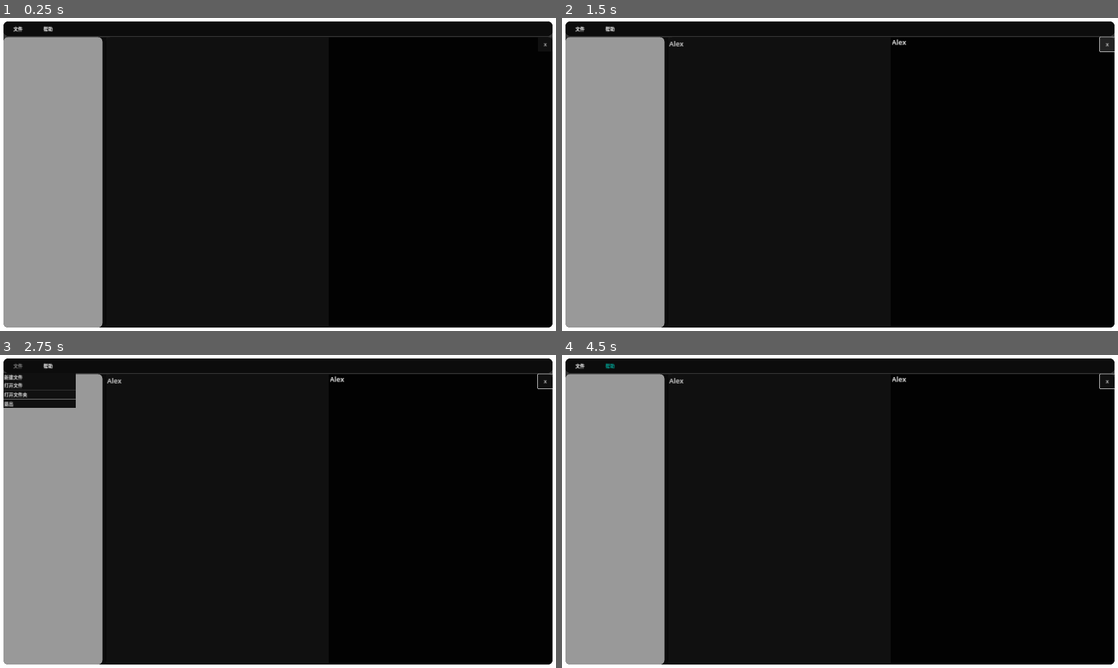
Above: before the commit, frames 1-4 (two rows, left to right).
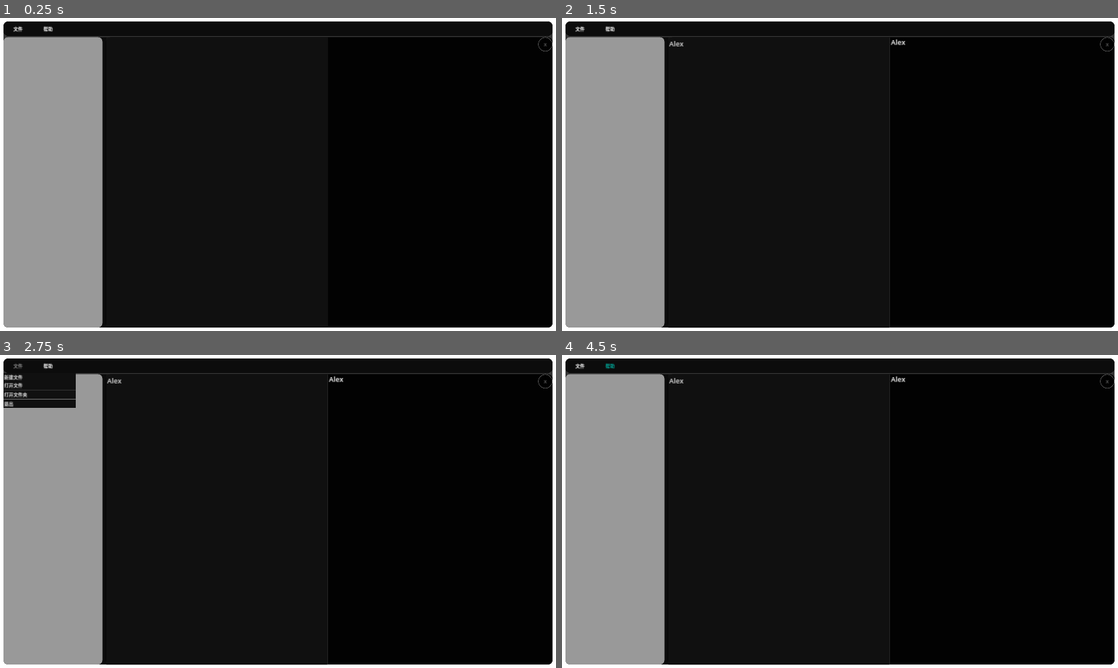
Above: after the commit, the same moments.

Repository: MRluUnity/Deer-s-Markdown-Tool
Game: Godot game, scene res://scenes/main.tscn
The game is run twice, just before and just after one commit, with the same random seed, the same clock (stepped at 60 frames per second) and the same inputs.
Inputs (mouse positions are in pixels of both pictures, inside the frame that each line leads up to):
- Up to frame 1 (0.25 s): no input
- Up to frame 2 (1.5 s): click (778, 180) at 0.52 s; type "Alex" at 0.6 s; click (1106, 43) at 1.25 s, where only the run before the commit has a clickable "X"
- Up to frame 3 (2.75 s): click "文件" at 2 s
- Up to frame 4 (4.5 s): click "帮助" at 2.75 s; click "文件" at 3.5 s; click "帮助" at 4.25 s

The runs differ from the first frame. In frame 1, less than 0.1% of the frame differs, in the area x 96-100%, y 6-11%; in frame 2, 0.3%, in the area x 19-100%, y 6-100%; in frame 3, 0.2%; in frame 4, 0.2%.
Error before the commit: Cannot call method 'store_string' on a null value. (res://scenes/context_panel_container.gd:88)

Commit message:
优化分割线的样式、添加文件夹选择、侧边栏显示文件夹内文件

Diff:
--- a/scenes/context_panel_container.gd
+++ b/scenes/context_panel_container.gd
@@ -17,10 +17,22 @@
 
 # TODO 内容UI ===============>变 量<===============
 #region 变量
+# 关闭文件按钮
+@onready var close_file_button: Button = %CloseFileButton
+# 文字编辑器
 @onready var text_edit: TextEdit = %TextEdit
+# 内容显示容器
 @onready var context_text: VBoxContainer = %ContextText
+# 内容的Hbox容器
 @onready var context_h_box_container: HBoxContainer = %ContextHBoxContainer
-var current_file_path : String
+# 当前文件路径
+var current_file_path : String = "":
+	set(v):
+		current_file_path = v
+		if current_file_path != "":
+			close_file_button.disabled = false
+		else :
+			close_file_button.disabled = true
 #endregion
 
 # TODO 内容UI ===============>虚方法<===============
@@ -50,8 +62,8 @@
 
 # TODO 内容UI ===============>信号链接方法<===============
 #region 信号链接方法
-# TODO_FUC 头部UI：帮助菜单按钮：文字编辑器：id_pressed信号
-func _on_text_edit_lines_edited_from(_from_line: int, _to_line: int) -> void:
+# TODO_FUC 内容UI：文字编辑器：text_changed 方法
+func _on_text_edit_text_changed() -> void:
 	var edit_texts : PackedStringArray = text_edit.text.split("\n")
 	var title_level : int = 0
 
@@ -63,9 +75,7 @@
 
 		# 分割线语法
 		if chars.size() == 3 and chars[0] == "-" and chars[1] == "-" and chars[2] == "-":
-			var line_rect : ColorRect = ColorRect.new()
-			line_rect.custom_minimum_size.y = 4
-			context_text.add_child(line_rect)
+			create_line()
 
 		# 文字语法
 		else:
@@ -83,21 +93,35 @@
 			texture_label.text = texture_label.text.erase(0, title_level)
 			context_text.add_child(texture_label)
 
+# 内容UI：关闭文件按钮：pressed信号
 func _on_close_file_button_pressed() -> void:
 	var file : FileAccess = FileAccess.open(current_file_path, FileAccess.WRITE)
 	file.store_string(text_edit.text)
 	file.close()
+	current_file_path = ""
 	context_h_box_container.hide()
 #endregion
 
 # TODO 内容UI ===============>工具方法<===============
 #region 工具方法
+# TODO_FUC 内容UI：初始化 Line
+func create_line() -> void:
+	var line_rect : ColorRect = ColorRect.new()
+	line_rect.custom_minimum_size.y = 2
+
+	var texture_label_start : RichTextLabel = create_rich_text_label()
+	var texture_label_end : RichTextLabel = create_rich_text_label()
+	context_text.add_child(texture_label_start)
+	context_text.add_child(line_rect)
+	context_text.add_child(texture_label_end)
+
 # TODO_FUC 内容UI：初始化RichTextLabel
 func create_rich_text_label() -> RichTextLabel:
 	var texture_label : RichTextLabel = RichTextLabel.new()
 	texture_label.selection_enabled = true
 	texture_label.fit_content = true
 	texture_label.bbcode_enabled = true
+	texture_label.custom_minimum_size.y = 24
 	set_font_size(24, texture_label)
 	return texture_label
 
--- a/scenes/header_panel_container.gd
+++ b/scenes/header_panel_container.gd
@@ -23,6 +23,8 @@
 @onready var help_menu_button: MenuButton = %HelpMenuButton
 # 内容面板
 @onready var context_panel_container: ContextPanelContainer = %ContextPanelContainer
+# 侧边栏面板
+@onready var slider_panel_container: SliderPanelContainer = %SliderPanelContainer
 #endregion
 
 # TODO 头部UI ===============>虚方法<===============
@@ -80,7 +82,16 @@
 		2:
 			get_tree().quit()
 		3:
-			print("打开文件夹")
+			var file_dialog : FileDialog = FileDialog.new()
+			file_dialog.dir_selected.connect(_on_file_dialog_dir_selected)
+			file_dialog.canceled.connect(file_dialog.queue_free)
+			file_dialog.confirmed.connect(file_dialog.queue_free)
+			file_dialog.min_size = Vector2(500, 500)
+			file_dialog.file_mode = FileDialog.FILE_MODE_OPEN_DIR
+			file_dialog.access = FileDialog.ACCESS_FILESYSTEM
+			file_dialog.initial_position = Window.WINDOW_INITIAL_POSITION_CENTER_MAIN_WINDOW_SCREEN
+			file_dialog.show()
+			add_child(file_dialog)
 
 # TODO_FUC 头部UI：帮助菜单按钮：弹出界面：id_pressed信号
 func _on_help_menu_button_id_pressed(id : int) -> void:
@@ -97,6 +108,14 @@
 	context_panel_container.current_file_path = path
 	context_panel_container.context_h_box_container.show()
 	context_panel_container.text_edit.text = file_text
+	context_panel_container.text_edit.text_changed.emit()
+
+func _on_file_dialog_dir_selected(dir : String) -> void:
+	var dir_access = DirAccess.open(dir)
+	var dir_files : Array = dir_access.get_files()
+	slider_panel_container.dir_files = dir_files
+	slider_panel_container.current_dir = dir
+	print(dir_files)
 #endregion
 
 # TODO 头部UI ===============>工具方法<===============
--- a/scenes/main.tscn
+++ b/scenes/main.tscn
@@ -1,7 +1,8 @@
-[gd_scene load_steps=6 format=3 uid="uid://41rckbrcarwp"]
+[gd_scene load_steps=11 format=3 uid="uid://41rckbrcarwp"]
 
 [ext_resource type="Script" path="res://scenes/main.gd" id="1_4k8lh"]
 [ext_resource type="Script" path="res://scenes/header_panel_container.gd" id="2_rh7kv"]
+[ext_resource type="Script" path="res://scenes/slider_panel_container.gd" id="3_j15lt"]
 [ext_resource type="Script" path="res://scenes/context_panel_container.gd" id="3_r0l5q"]
 
 [sub_resource type="StyleBoxFlat" id="StyleBoxFlat_mmuo8"]
@@ -12,6 +13,51 @@
 corner_radius_top_right = 16
 corner_radius_bottom_right = 16
 corner_radius_bottom_left = 16
+
+[sub_resource type="StyleBoxFlat" id="StyleBoxFlat_p1ovg"]
+bg_color = Color(0, 0, 0, 0.588235)
+border_width_left = 2
+border_width_top = 2
+border_width_right = 2
+border_width_bottom = 2
+border_color = Color(0.332881, 0.332881, 0.33288, 1)
+corner_radius_top_left = 64
+corner_radius_top_right = 64
+corner_radius_bottom_right = 64
+corner_radius_bottom_left = 65
+
+[sub_resource type="StyleBoxFlat" id="StyleBoxFlat_ulhyx"]
+bg_color = Color(0.184314, 0.184314, 0.184314, 1)
+border_width_left = 2
+border_width_top = 2
+border_width_right = 2
+border_width_bottom = 2
+corner_radius_top_left = 64
+corner_radius_top_right = 64
+corner_radius_bottom_right = 64
+corner_radius_bottom_left = 65
+
+[sub_resource type="StyleBoxFlat" id="StyleBoxFlat_mgsee"]
+bg_color = Color(0.184314, 0.184314, 0.184314, 1)
+border_width_left = 2
+border_width_top = 2
+border_width_right = 2
+border_width_bottom = 2
+corner_radius_top_left = 64
+corner_radius_top_right = 64
+corner_radius_bottom_right = 64
+corner_radius_bottom_left = 65
+
+[sub_resource type="StyleBoxFlat" id="StyleBoxFlat_g8bux"]
+bg_color = Color(0.18359, 0.18359, 0.18359, 0.784314)
+border_width_left = 2
+border_width_top = 2
+border_width_right = 2
+border_width_bottom = 2
+corner_radius_top_left = 64
+corner_radius_top_right = 64
+corner_radius_bottom_right = 64
+corner_radius_bottom_left = 65
 
 [node name="Main" type="Node2D"]
 script = ExtResource("1_4k8lh")
@@ -106,10 +152,23 @@
 split_offset = -600
 
 [node name="SliderPanelContainer" type="PanelContainer" parent="UI/PanelContainer/MarginContainer/PanelContainer/MainLayoutContainer/MainPanelContainer/MarginContainer/HSplitContainer"]
+unique_name_in_owner = true
 custom_minimum_size = Vector2(300, 0)
 layout_mode = 2
 size_flags_horizontal = 3
 theme_override_styles/panel = SubResource("StyleBoxFlat_awym6")
+script = ExtResource("3_j15lt")
+
+[node name="MarginContainer" type="MarginContainer" parent="UI/PanelContainer/MarginContainer/PanelContainer/MainLayoutContainer/MainPanelContainer/MarginContainer/HSplitContainer/SliderPanelContainer"]
+layout_mode = 2
+theme_override_constants/margin_left = 4
+theme_override_constants/margin_top = 8
+theme_override_constants/margin_right = 4
+theme_override_constants/margin_bottom = 8
+
+[node name="SliderVBoxContainer" type="VBoxContainer" parent="UI/PanelContainer/MarginContainer/PanelContainer/MainLayoutContainer/MainPanelContainer/MarginContainer/HSplitContainer/SliderPanelContainer/MarginContainer"]
+unique_name_in_owner = true
+layout_mode = 2
 
 [node name="ContextPanelContainer" type="PanelContainer" parent="UI/PanelContainer/MarginContainer/PanelContainer/MainLayoutContainer/MainPanelContainer/MarginContainer/HSplitContainer"]
 unique_name_in_owner = true
@@ -136,13 +195,26 @@
 custom_minimum_size = Vector2(500, 0)
 layout_mode = 2
 size_flags_horizontal = 3
+focus_mode = 2
+
+[node name="Label" type="Label" parent="UI/PanelContainer/MarginContainer/PanelContainer/MainLayoutContainer/MainPanelContainer/MarginContainer/HSplitContainer/ContextPanelContainer/MarginContainer/ContextHBoxContainer"]
+layout_mode = 2
 
 [node name="CloseFileButton" type="Button" parent="UI/PanelContainer/MarginContainer/PanelContainer/MainLayoutContainer/MainPanelContainer/MarginContainer/HSplitContainer/ContextPanelContainer"]
+unique_name_in_owner = true
 custom_minimum_size = Vector2(50, 50)
 layout_mode = 2
 size_flags_horizontal = 10
 size_flags_vertical = 0
+focus_mode = 0
+theme_override_styles/disabled = SubResource("StyleBoxFlat_p1ovg")
+theme_override_styles/hover_pressed = SubResource("StyleBoxFlat_ulhyx")
+theme_override_styles/hover = SubResource("StyleBoxFlat_p1ovg")
+theme_override_styles/pressed = SubResource("StyleBoxFlat_mgsee")
+theme_override_styles/normal = SubResource("StyleBoxFlat_g8bux")
+disabled = true
 text = "X"
+icon_alignment = 1
 
 [node name="UI_EX" type="CanvasLayer" parent="."]
 
@@ -150,5 +222,5 @@
 
 [connection signal="about_to_popup" from="UI/PanelContainer/MarginContainer/PanelContainer/MainLayoutContainer/HeaderPa …(199 unchanged characters)…
 [connection signal="about_to_popup" from="UI/PanelContainer/MarginContainer/PanelContainer/MainLayoutContainer/HeaderPa …(199 unchanged characters)…
-[connection signal="lines_edited_from" from="UI/PanelContainer/MarginContainer/PanelContainer/MainLayoutContainer/MainPanelContainer/MarginContainer/HSplitContainer/ContextPanelContainer/MarginContainer/ContextHBoxContainer/TextEdit" to="UI/PanelContainer/MarginContainer/PanelContainer/MainLayoutContainer/MainPanelContainer/MarginContainer/HSplitContainer/ContextPanelContainer" method="_on_text_edit_lines_edited_from"]
+[connection signal="text_changed" from="UI/PanelContainer/MarginContainer/PanelContainer/MainLayoutContainer/MainPanelContainer/MarginContainer/HSplitContainer/ContextPanelContainer/MarginContainer/ContextHBoxContainer/TextEdit" to="UI/PanelContainer/MarginContainer/PanelContainer/MainLayoutContainer/MainPanelContainer/MarginContainer/HSplitContainer/ContextPanelContainer" method="_on_text_edit_text_changed"]
 [connection signal="pressed" from="UI/PanelContainer/MarginContainer/PanelContainer/MainLayoutContainer/MainPanelContai …(261 unchanged characters)…
--- /dev/null
+++ b/scenes/slider_panel_container.gd
@@ -0,0 +1,73 @@
+#--------------------------------------
+# 这个类
+# 类中自定义了
+# 定义了
+#--------------------------------------
+class_name SliderPanelContainer extends PanelContainer
+
+# TODO 侧边栏UI ===============>信 号<===============
+#region 信号
+
+#endregion
+
+# TODO 侧边栏UI ===============>常 量<===============
+#region 常量
+
+#endregion
+
+# TODO 侧边栏UI ===============>变 量<===============
+#region 变量
+@onready var slider_v_box_container: VBoxContainer = %SliderVBoxContainer
+
+var current_dir : String = "":
+	set(v):
+		current_dir = v
+		if current_dir != "":
+			create_slider_item()
+
+var dir_files : Array
+#endregion
+
+# TODO 侧边栏UI ===============>虚方法<===============
+#region 常用的虚方法
+func _init() -> void:
+	pass
+
+func _ready() -> void:
+	pass
+
+func _process(_delta: float) -> void:
+	pass
+
+func _physics_process(_delta: float) -> void:
+	pass
+
+func _input(_event: InputEvent) -> void:
+	pass
+
+func _unhandled_input(_event: InputEvent) -> void:
+	pass
+#endregion
+
+# TODO 侧边栏UI ===============>信号链接方法<===============
+#region 信号链接方法
+
+#endregion
+
+# TODO 侧边栏UI ===============>工具方法<===============
+#region 工具方法
+# TODO_FUC 侧边栏UI：创建侧边栏物品
+func create_slider_item() -> void:
+	var label : Label = Label.new()
+	label.text = current_dir.split("/")[-1]
+	label.add_theme_font_size_override("font_size", 32)
+	label.horizontal_alignment = HORIZONTAL_ALIGNMENT_CENTER
+	slider_v_box_container.add_child(label)
+
+	for i in dir_files:
+		var button : Button = Button.new()
+		button.focus_mode = Control.FOCUS_NONE
+		button.text = i
+		slider_v_box_container.add_child(button)
+
+#endregion
